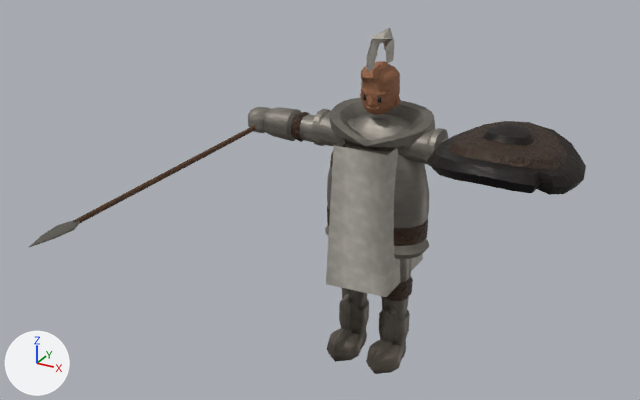
What one commit did to the glTF model csharp/Unciv.Godot/Packs/units/models/unit/Spearman.glb.
Rendered twice from a 50 mm camera at (0.718, -1.553, 1.12) aimed at (0.009, -0.264, 0.475). Every picture has the same lights, and +X, +Y and +Z are marked at lower left. The first picture is the older version. Where no turn or scale is listed for an object, it has been applied to the vertices. Vertices at exactly the same position are counted once.

The first picture shows 'Round_Shield', 'Spear', 'Warrior'.
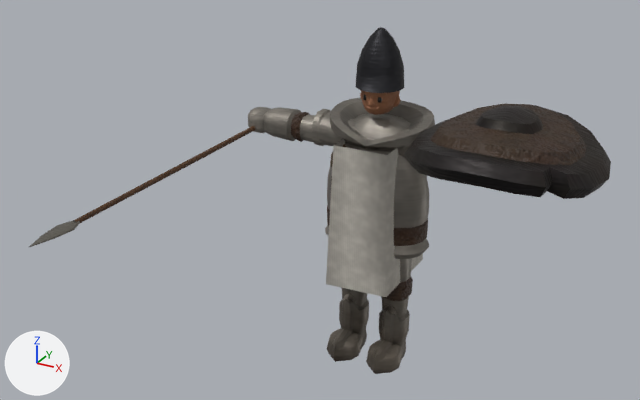
Changed parts and their boxes (x1, y1, x2, y2) in the pictures (640 x 400 px):
'Warrior', reshaped (7% narrower)
    before: (248, 28, 449, 374)
    after: (248, 27, 435, 374)
'Round_Shield', moved, rescaled (30% wider, 29% taller)
    before: (427, 121, 586, 195)
    after: (404, 103, 611, 199)
part 1 of me_mesh_skinned, built on
    before: (366, 28, 394, 71)
    after: (355, 27, 393, 92)
part 2 of me_mesh_skinned, recoloured
    before: (374, 28, 395, 61)
    after: (369, 38, 404, 93)
part 3 of me_mesh_skinned, recoloured
    before: (374, 28, 395, 61)
    after: (369, 38, 404, 93)

The edits, one by one:
me_mesh_skinned is used by ob_warrior; location (0.0, 0.0, -0.008).
me_mesh_skinned had 2389 vertices, 4444 faces and spanned x -0.31..0.31, y -0.097..0.099, z 0.008..0.737.
me_mesh_skinned now has 2417 vertices, 4500 faces and spans x -0.31..0.31, y -0.097..0.099, z 0.008..0.743.
Part 1, on me_mesh_skinned:
23 vertices are removed from x -0.022..0.002, y -0.064..0.043, z 0.667..0.731.
60 faces are deleted.
21 vertices move from x -0.022..0.022, y -0.018..0.06, z 0.667..0.737 to x 0.0..0.048, y -0.051..0.027, z 0.628..0.725.
51 vertices are added at x -0.048..0.039, y -0.049..0.047, z 0.628..0.743.
116 new faces join them, mat_iron.
me_mesh_skinned part 2: 24 kept faces spanning x 0.0..0.048, y -0.051..0.027, z 0.628..0.725 get new vertex colours; the middle colour goes from light grey #c8c3b9 to dark grey #2e2e32.
me_mesh_skinned part 3: 24 faces spanning x 0.0..0.048, y -0.051..0.027, z 0.628..0.725 switch from mat_teamcolor to mat_iron.
Object 'Round_Shield' (ob_round_shield) moves from (0.286, -0.063, 0.541) to (0.286, -0.064, 0.557).
Object 'Round_Shield' (ob_round_shield) is rescaled from (0.321, 0.321, 0.321) to (0.418, 0.418, 0.418).
